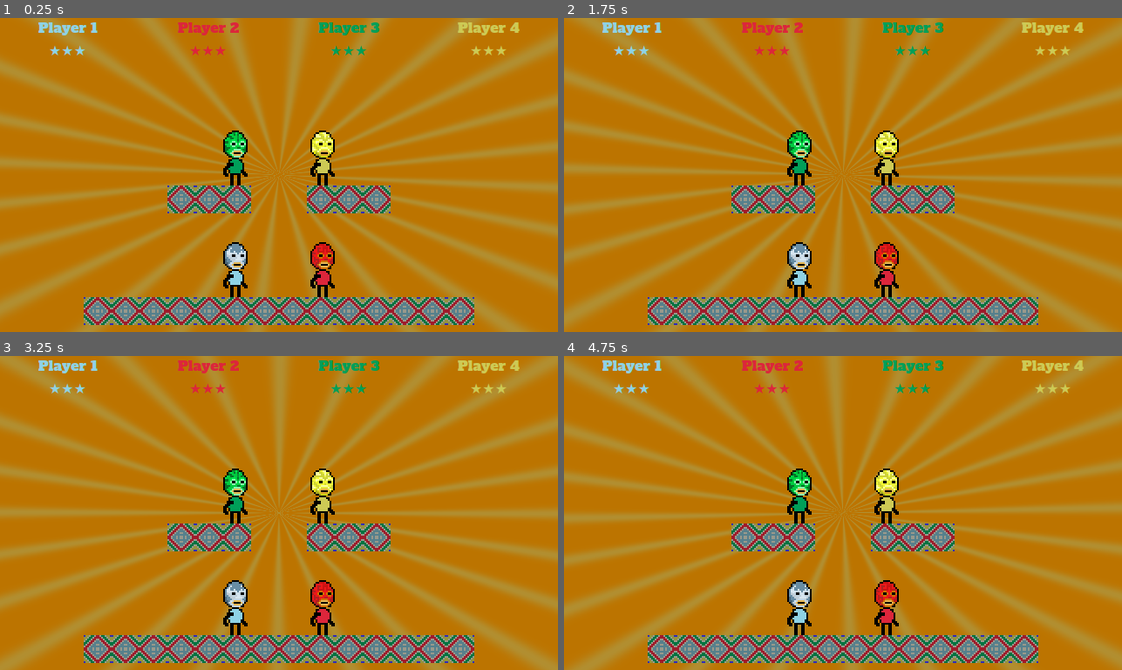
Above: before the commit, frames 1-4 (two rows, left to right).
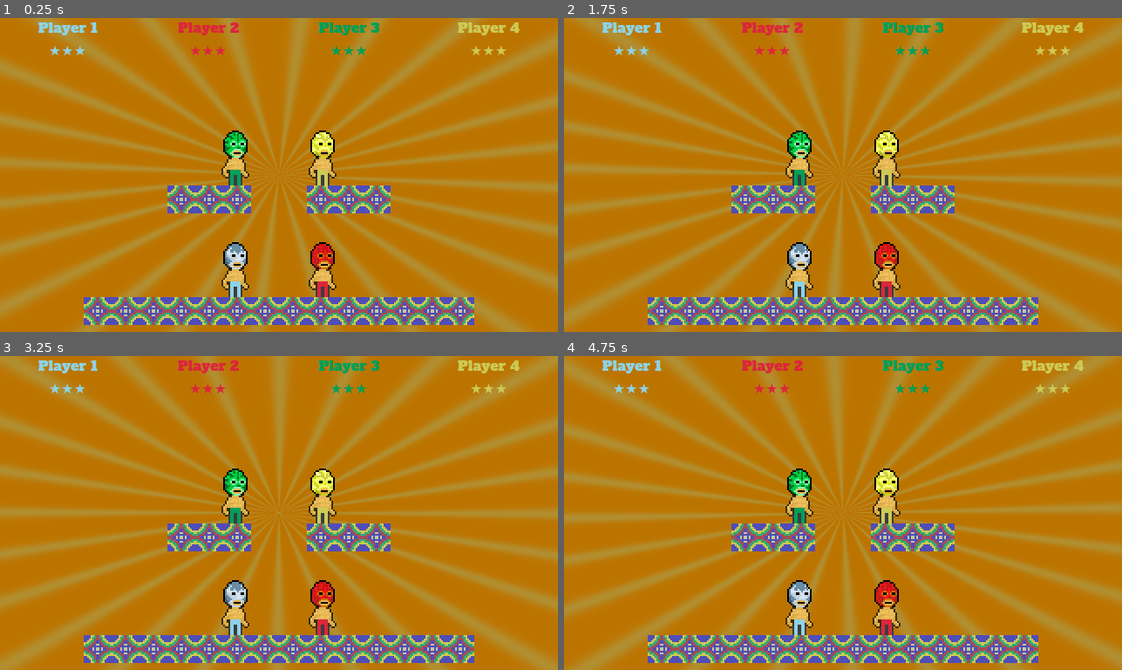
Above: after the commit, the same moments.

Repository: doctor-g/GGJ26
Game: Godot game, scene res://world/world.tscn
Two runs of this game, one before a commit and one after it. Both use one fixed random seed, a clock stepped at 60 frames per second and the inputs below. This scene is started directly instead of the project's main scene.
Inputs:
- Up to frame 1 (0.25 s): no input
- Up to frame 2 (1.75 s): no input
- Up to frame 3 (3.25 s): no input
- Up to frame 4 (4.75 s): no input

The runs differ from the first frame. In frame 1, 10% of the frame differs, in the area x 15-85%, y 44-98%; in frame 2, 10%; in frame 3, 10%; in frame 4, 10%.

Commit message:
Add new tiles and idle

Diff:
--- a/project/guy/body_sprite.tscn
+++ b/project/guy/body_sprite.tscn
@@ -1,6 +1,6 @@
 [gd_scene format=3 uid="uid://dm8uom6ics47q"]
 
-[ext_resource type="Texture2D" uid="uid://csl2gt2v4y6w4" path="res://guy/guy_idle.png" id="1_1h6ef"]
+[ext_resource type="Texture2D" uid="uid://b3gpguuuwx0o4" path="res://guy/guy_idle_luchador.png" id="1_srdcs"]
 [ext_resource type="Texture2D" uid="uid://fha5thbiw2tn" path="res://guy/guy_jump.png" id="2_srdcs"]
 [ext_resource type="Texture2D" uid="uid://f6a5gsdnq72v" path="res://guy/guy_shove.png" id="3_srdcs"]
 [ext_resource type="Texture2D" uid="uid://br1tlahixsrui" path="res://guy/guy_shoved.png" id="4_srdcs"]
@@ -50,7 +50,7 @@
 animations = [{
 "frames": [{
 "duration": 1.0,
-"texture": ExtResource("1_1h6ef")
+"texture": ExtResource("1_srdcs")
 }],
 "loop": true,
 "name": &"idle",
@@ -114,5 +114,5 @@
 texture_filter = 1
 scale = Vector2(2, 2)
 sprite_frames = SubResource("SpriteFrames_ynse4")
-animation = &"shoved_front"
+animation = &"idle"
 autoplay = "idle"
--- a/project/guy/guy.gd
+++ b/project/guy/guy.gd
@@ -13,7 +13,7 @@
 ## How much upward velocity to add when pushing from the air.
 const PUSH_UPWARD_VELOCITY := JUMP_VELOCITY / 2
 ## How long the push effect moves the target and removes its ability to control itself.
-const PUSH_EFFECT_DURATION := 0.3
+const PUSH_EFFECT_DURATION := 0.5
 
 @export var player_index := 0
 
--- a/project/world/world.tscn
+++ b/project/world/world.tscn
@@ -3,7 +3,7 @@
 [ext_resource type="PackedScene" uid="uid://bchk8uca8q32o" path="res://guy/guy.tscn" id="1_f3sb7"]
 [ext_resource type="Script" uid="uid://ya0xbplcljk6" path="res://world/world.gd" id="1_fj7yv"]
 [ext_resource type="Shader" uid="uid://bypkvebwkw7mj" path="res://world/background.gdshader" id="3_h5o24"]
-[ext_resource type="Texture2D" uid="uid://42pveew777ho" path="res://world/tile_mexican.png" id="4_h5o24"]
+[ext_resource type="Texture2D" uid="uid://cfpa8l753qfvo" path="res://world/tile_mexican_new.png" id="4_sc4t8"]
 [ext_resource type="AudioStream" uid="uid://dggvakuker1ij" path="res://world/player_die.wav" id="5_mmdvd"]
 [ext_resource type="FontFile" uid="uid://on6p4kdxfsgx" path="res://common/AlfaSlabOne-Regular.ttf" id="5_sc4t8"]
 [ext_resource type="AudioStream" uid="uid://cqwc38qvl3n05" path="res://world/tada.wav" id="6_fn3g3"]
@@ -18,7 +18,7 @@
 shader_parameter/rotation_speed = 0.2
 
 [sub_resource type="TileSetAtlasSource" id="TileSetAtlasSource_mmdvd"]
-texture = ExtResource("4_h5o24")
+texture = ExtResource("4_sc4t8")
 texture_region_size = Vector2i(32, 32)
 0:0/0 = 0
 0:0/0/physics_layer_0/polygon_0/points = PackedVector2Array(-16, -16, 16, -16, 16, 16, -16, 16)
Binary file added: project/guy/guy_idle_luchador.png
Not shown, added: project/guy/guy_idle_luchador.png.import
Binary file added: project/world/tile_mexican_new.png
Not shown, added: project/world/tile_mexican_new.png.import
